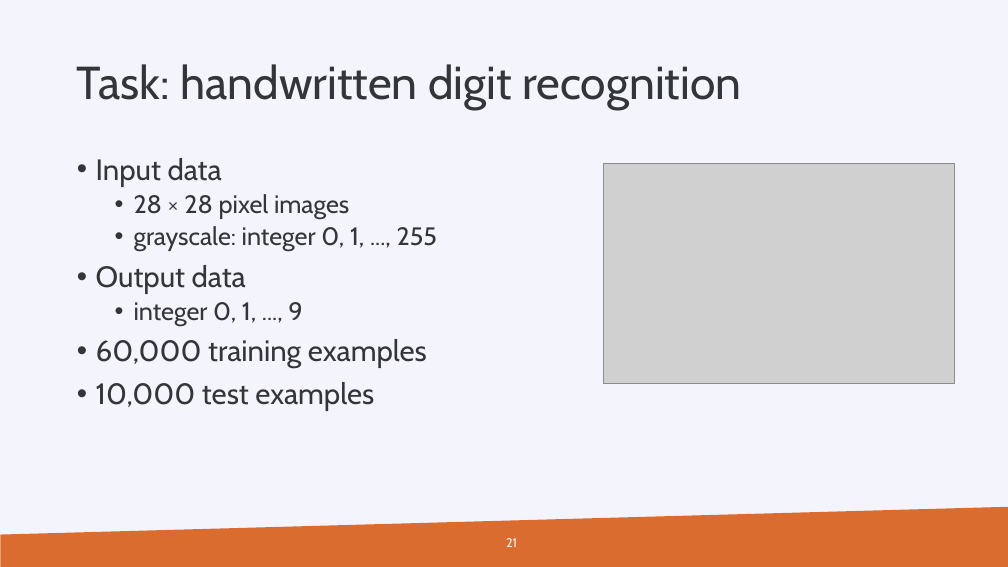
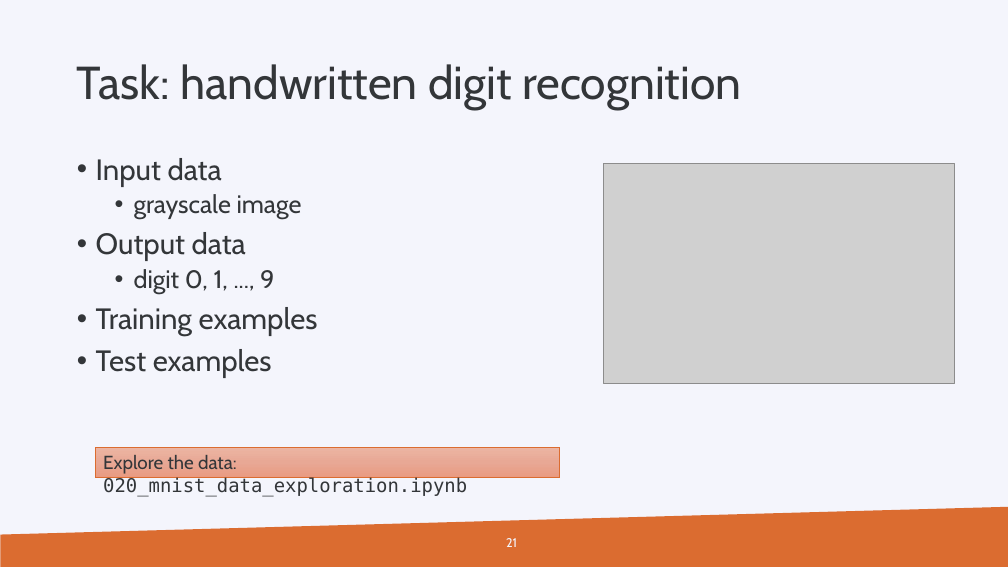
Before and after one commit to gjbex/PRACE_ML, a slide deck: slide 21 of prace_days_ml_2019.pptx. Drawn at 1008x567 pixels with LibreOffice and Linux fonts; fonts in the diff are those of the drawing; grey boxes stand for pictures; background and template pictures are left out. Boxes give left, top, right and bottom in pixels: in the first picture for what was removed or moved away, otherwise in the second. Text is boxed around its words. In the diff, an @@ line names an element or a change of style, - is before the commit and + after.

```diff
--- a/prace_days_ml_2019.pptx
+++ b/prace_days_ml_2019.pptx
@@ text at <box>134,194,302,219</box>: text changed @@
-  • 28 × 28 pixel images
-  • grayscale: integer 0, 1, ..., 255
+  • grayscale image
@@ text at <box>96,269,318,378</box>: text changed @@
-  • integer 0, 1, ..., 9
-• 60,000 training examples
-• 10,000 test examples
+  • digit 0, 1, ..., 9
+• Training examples
+• Test examples
@@ rectangle added at <box>96,447,560,477</box>, fill gradient #EDB5A4 to #E8A996 to #EA9B82, outline #DB6C30 0.5 pt, 18 pt, text #333639 @@
+Explore the data: 020_mnist_data_exploration.ipynb
```
Also in this commit, not shown: 2 other slides changed, 2 slides added, 1 slide removed.
